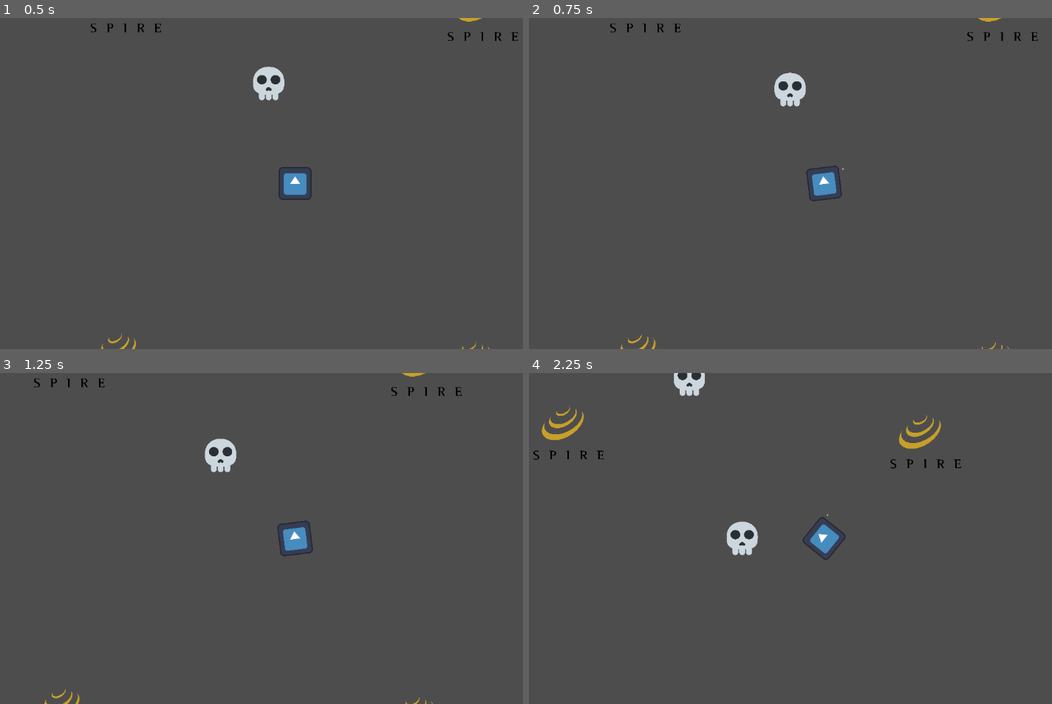
Above: before the commit, frames 1-4 (two rows, left to right).
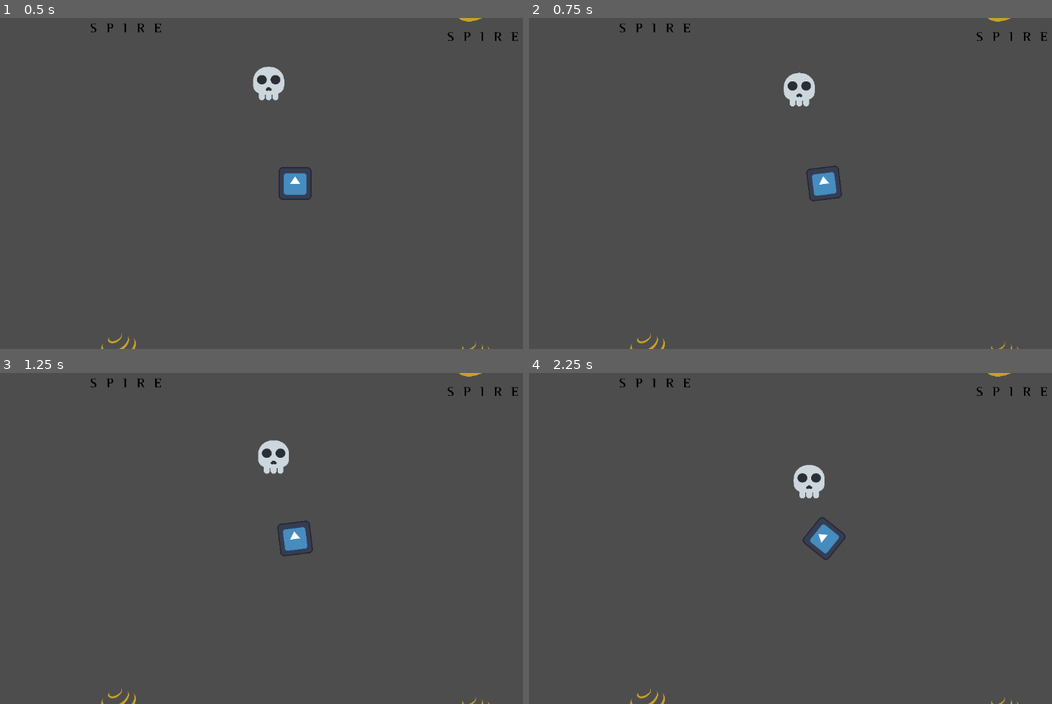
Above: after the commit, the same moments.

Repository: ACM-Game-Dev/FullyhacksSpring2024
Game: Godot game, scene res://map.tscn
The game is run twice, just before and just after one commit, with the same random seed, the same clock (stepped at 60 frames per second) and the same inputs. The engine's default icon, where the game draws it, is replaced by a stand-in: a white triangle on a blue panel in a dark square.
Inputs (mouse positions are in pixels of both pictures, inside the frame that each line leads up to):
- Up to frame 1 (0.5 s): no input
- Up to frame 2 (0.75 s): move the mouse to (952, 166) at 0.52 s; hold D (move_right) from 0.53 s (still down); click (952, 166) at 0.67 s
- Up to frame 3 (1.25 s): keep holding D (move_right)
- Up to frame 4 (2.25 s): move the mouse to (706, 555) at 1.27 s; release D (move_right) at 1.28 s; hold W (move_down) 1.28-2.03 s; click (706, 555) at 1.42 s; move the mouse to (884, 465) at 2.02 s; hold D (move_right) from 2.03 s (still down); click (884, 465) at 2.17 s

Frame 1 is identical in both runs. In frame 2, 1.0% of the frame differs, in the area x 15-100%, y 0-100%; in frame 3, 1.5%; in frame 4, 2.2%, in the area x 0-100%, y 0-100%.

Commit message:
Pulling from other branch to update player

Diff:
--- a/FullyHacks/Character/player.tscn
+++ b/FullyHacks/Character/player.tscn
@@ -1,10 +1,8 @@
-[gd_scene load_steps=17 format=3 uid="uid://cmsssbsoe6chl"]
+[gd_scene load_steps=9 format=3 uid="uid://cmsssbsoe6chl"]
 
 [ext_resource type="Script" path="res://CharacterBody2D.gd" id="1_gcu7q"]
 [ext_resource type="Texture2D" uid="uid://y64m1xxp76vk" path="res://icon.svg" id="2_5ae48"]
 [ext_resource type="Script" path="res://Character/Arm.gd" id="3_obpmv"]
-[ext_resource type="Texture2D" uid="uid://b8ep3nwcv0y6w" path="res://Animations/hit_animations/swing03.png" id="4_coid0"]
-[ext_resource type="Script" path="res://Character/MeleeAnimator.gd" id="5_5k823"]
 
 [sub_resource type="CircleShape2D" id="CircleShape2D_oosqe"]
 
@@ -26,57 +24,6 @@
 }]
 
 [sub_resource type="CircleShape2D" id="CircleShape2D_yeqcr"]
-
-[sub_resource type="AtlasTexture" id="AtlasTexture_wjrel"]
-atlas = ExtResource("4_coid0")
-region = Rect2(0, 0, 64, 64)
-
-[sub_resource type="AtlasTexture" id="AtlasTexture_2a1c0"]
-atlas = ExtResource("4_coid0")
-region = Rect2(64, 0, 64, 64)
-
-[sub_resource type="AtlasTexture" id="AtlasTexture_pcf8l"]
-atlas = ExtResource("4_coid0")
-region = Rect2(64, 64, 64, 64)
-
-[sub_resource type="AtlasTexture" id="AtlasTexture_6t5bh"]
-atlas = ExtResource("4_coid0")
-region = Rect2(128, 64, 64, 64)
-
-[sub_resource type="AtlasTexture" id="AtlasTexture_seqyc"]
-atlas = ExtResource("4_coid0")
-region = Rect2(256, 64, 64, 64)
-
-[sub_resource type="SpriteFrames" id="SpriteFrames_x7oj7"]
-animations = [{
-"frames": [{
-"duration": 1.0,
-"texture": null
-}],
-"loop": true,
-"name": &"idle",
-"speed": 5.0
-}, {
-"frames": [{
-"duration": 1.0,
-"texture": SubResource("AtlasTexture_wjrel")
-}, {
-"duration": 1.0,
-"texture": SubResource("AtlasTexture_2a1c0")
-}, {
-"duration": 1.0,
-"texture": SubResource("AtlasTexture_pcf8l")
-}, {
-"duration": 1.0,
-"texture": SubResource("AtlasTexture_6t5bh")
-}, {
-"duration": 1.0,
-"texture": SubResource("AtlasTexture_seqyc")
-}],
-"loop": false,
-"name": &"melee_swing",
-"speed": 10.0
-}]
 
 [node name="Player" type="CharacterBody2D"]
 script = ExtResource("1_gcu7q")
@@ -120,15 +67,8 @@
 [node name="HitReset" type="Timer" parent="Arm"]
 one_shot = true
 
-[node name="AnimatedSprite2D" type="AnimatedSprite2D" parent="Arm"]
-sprite_frames = SubResource("SpriteFrames_x7oj7")
-animation = &"melee_swing"
-script = ExtResource("5_5k823")
-
 [connection signal="melee" from="." to="." method="_on_melee"]
-[connection signal="melee" from="." to="Arm/AnimatedSprite2D" method="_on_player_melee"]
 [connection signal="ranged" from="." to="." method="_on_ranged"]
 [connection signal="timeout" from="Cooldowns/MeleeTimer" to="." method="_on_melee_timer_timeout"]
 [connection signal="timeout" from="Cooldowns/RangedTimer" to="." method="_on_ranged_timer_timeout"]
 [connection signal="timeout" from="Arm/HitReset" to="Arm" method="_on_hit_reset_timeout"]
-[connection signal="animation_finished" from="Arm/AnimatedSprite2D" to="Arm/AnimatedSprite2D" method="_on_animation_finished"]
--- a/FullyHacks/CharacterBody2D.gd
+++ b/FullyHacks/CharacterBody2D.gd
@@ -7,12 +7,10 @@
 signal spire_enter
 
 
-const SPEED = 200.0
+const SPEED = 300.0
 
 const MELEE_COOLDOWN = 0.6
-const MELEE_DURATION = 0.15
 const RANGED_COOLDOWN = 0.05
-
 
 # Get the gravity from the project settings to be synced with RigidBody nodes.
 var gravity = ProjectSettings.get_setting("physics/2d/default_gravity")
@@ -34,6 +32,7 @@
 
 func update_aim():
 	mouse_pos = get_global_mouse_position()
+	#print(mouse_pos)
 
 func check_melee():
 	if Input.is_mouse_button_pressed(MOUSE_BUTTON_LEFT) and can_melee:
@@ -44,8 +43,8 @@
 		ranged.emit()
 
 func _physics_process(delta):
-	var direction_x = Input.get_axis("move_left", "move_right")
-	var direction_y = Input.get_axis("move_down", "move_up")
+	var direction_x = Input.get_axis("ui_left", "ui_right")
+	var direction_y = Input.get_axis("ui_up", "ui_down")
 
 	if direction_x or direction_y:
 		velocity.x = direction_x * SPEED
@@ -68,17 +67,13 @@
 
 
 func _on_melee():
-	#print("MELEE'D")
+	print("MELEE'D")
 	can_melee = false
-	%Arm.set_collision_layer_value(2,true)
-	#print("Arm Touchable")godot
-	%Arm/HitReset.wait_time = MELEE_DURATION
-	%Arm/HitReset.start()
 	%MeleeTimer.wait_time = MELEE_COOLDOWN
 	%MeleeTimer.start()
 
 func _on_ranged():
-	#print("RANGED'D")
+	print("RANGED'D")
 	can_melee = false
 	%MeleeTimer.wait_time = MELEE_COOLDOWN
 	%MeleeTimer.start()
--- a/FullyHacks/map.tscn
+++ b/FullyHacks/map.tscn
@@ -221,6 +221,8 @@
 wait_time = 0.1
 autostart = true
 
+[node name="Node" type="Node" parent="TimeIncrement"]
+
 [node name="Node2D" type="Node2D" parent="."]
 
 [node name="Melee" parent="Node2D" instance=ExtResource("5_jyyb8")]
@@ -244,10 +246,8 @@
 [node name="Area2D4" parent="Spires" instance=ExtResource("2_yeweq")]
 position = Vector2(350, 358)
 
-[node name="TimeIncrement" type="Timer" parent="."]
+[node name="TimeIncrement2" type="Timer" parent="."]
 wait_time = 0.1
 autostart = true
 
-[node name="Node" type="Node" parent="TimeIncrement"]
-
 [connection signal="timeout" from="TimeIncrement" to="." method="_on_time_increment_timeout"]
